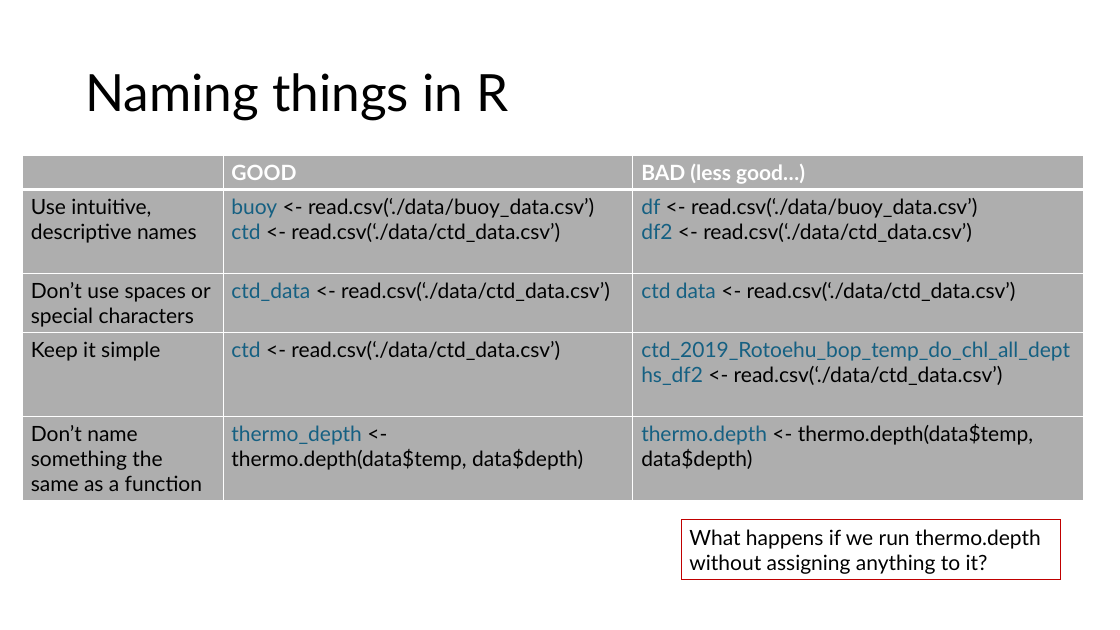
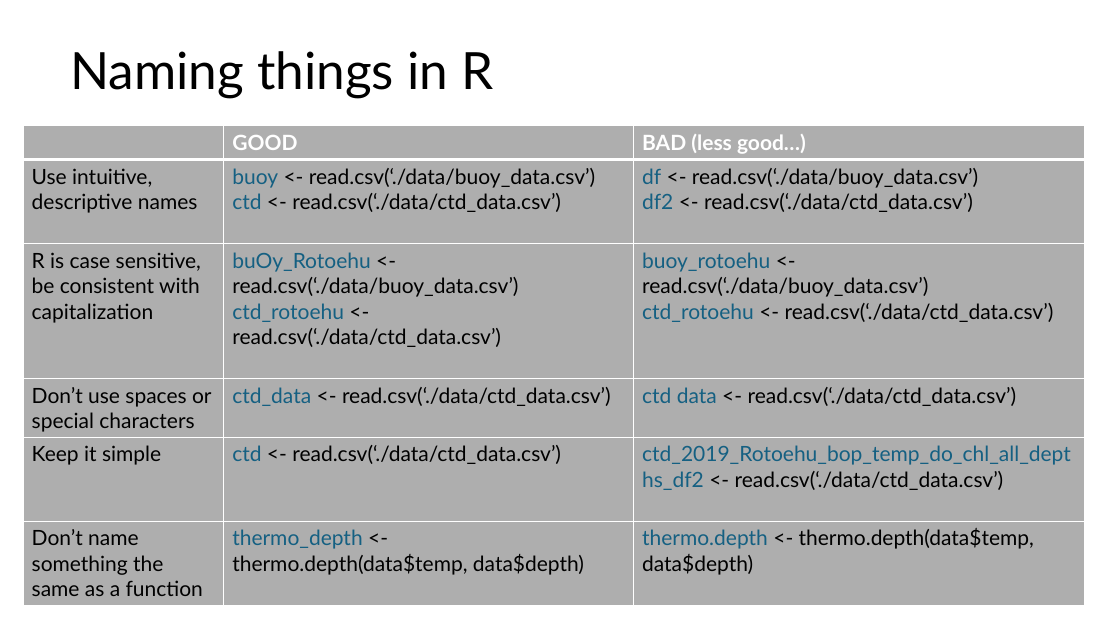
Before and after one commit to wwoelmer/BOPRC_1_R_Fundamentals, a slide deck: slide 18 of Introduction to R Workshop 1.pptx (slide 16 before the commit). Drawn at 1120x630 pixels with LibreOffice and Linux fonts; fonts in the diff are those of the drawing. Boxes give left, top, right and bottom in pixels: in the first picture for what was removed or moved away, otherwise in the second. Text is boxed around its words. In the diff, an @@ line names an element or a change of style, - is before the commit and + after.

```diff
--- a/Introduction to R Workshop 1.pptx
+++ b/Introduction to R Workshop 1.pptx
@@ title "Naming things in R": place and size @@
-title "Naming things in R" at [85,73,508,120]
+title "Naming things in R" at [70,51,493,99]
@@ table at [24,126,1085,606] @@
+row 3: R is case sensitive, be consistent with capitalization | buOy_Rotoehu <- read.csv(‘./data/buoy_data.csv’) / ctd_rotoehu <- read.csv(‘./data/ctd_data.csv’) | buoy_rotoehu <- read.csv(‘./data/buoy_data.csv’) / ctd_rotoehu <- read.csv(‘./data/ctd_data.csv’)
@@ table: place and size @@
-table at [23,155,1084,501]
+table at [24,126,1085,606]
@@ rectangle removed at [681,520,1060,580] @@
-What happens if we run thermo.depth without assigning anything to it?
```
Also in this commit, not shown: 4 other slides changed, 17 slides added, 9 slides removed.
